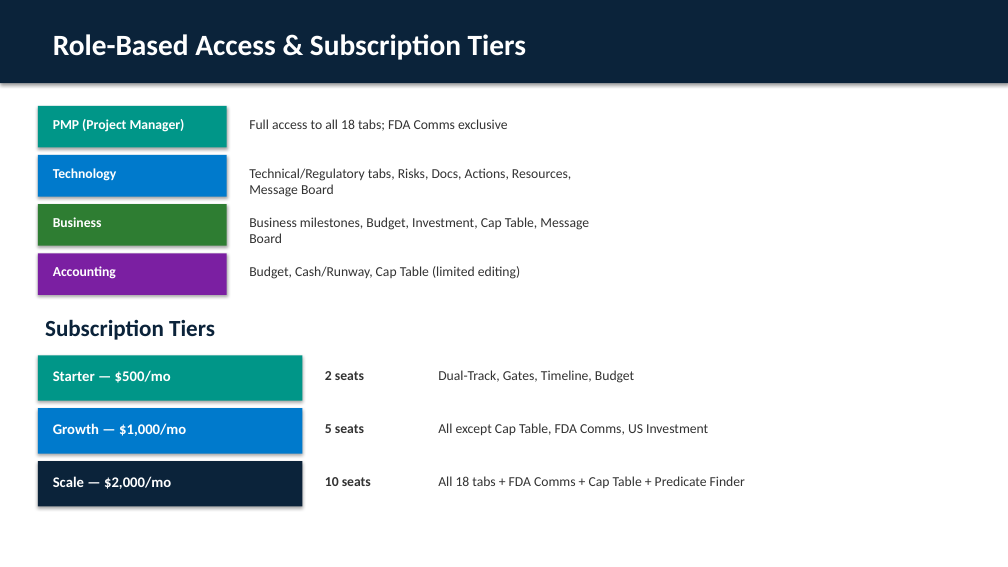
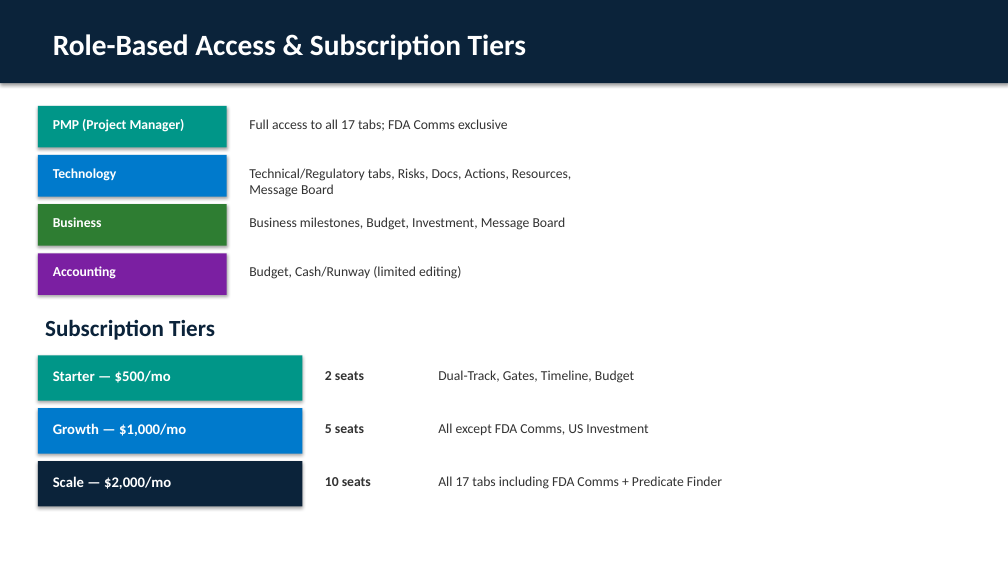
Before and after one commit to londailey6937/arch-medical, a slide deck: slide 25 of Control_Tower_Sales_Deck.pptx (slide 26 before the commit). Drawn at 1008x567 pixels with LibreOffice and Linux fonts; fonts in the diff are those of the drawing. Boxes give left, top, right and bottom in pixels: in the first picture for what was removed or moved away, otherwise in the second. Text is boxed around its words. In the diff, an @@ line names an element or a change of style, - is before the commit and + after.

Commit message:
Remove Cap Table from sales deck presentations (EN/CN): delete tab, update tab count 18→17, update roles/tiers/competitive matrix

```diff
--- a/Control_Tower_Sales_Deck.pptx
+++ b/Control_Tower_Sales_Deck.pptx
@@ text at [249, 119, 507, 131]: text changed @@
-Full access to all 18 tabs; FDA Comms exclusive
+Full access to all 17 tabs; FDA Comms exclusive
@@ text at [249, 217, 566, 230]: text changed @@
-Business milestones, Budget, Investment, Cap Table, Message Board
+Business milestones, Budget, Investment, Message Board
@@ text at [249, 266, 461, 279]: text changed @@
-Budget, Cash/Runway, Cap Table (limited editing)
+Budget, Cash/Runway (limited editing)
@@ text at [438, 423, 648, 436]: text changed @@
-All except Cap Table, FDA Comms, US Investment
+All except FDA Comms, US Investment
@@ text at [438, 476, 722, 489]: text changed @@
-All 18 tabs + FDA Comms + Cap Table + Predicate Finder
+All 17 tabs including FDA Comms + Predicate Finder
```
Also in this commit, not shown: 8 other slides changed, 1 slide removed, 4 other files.
